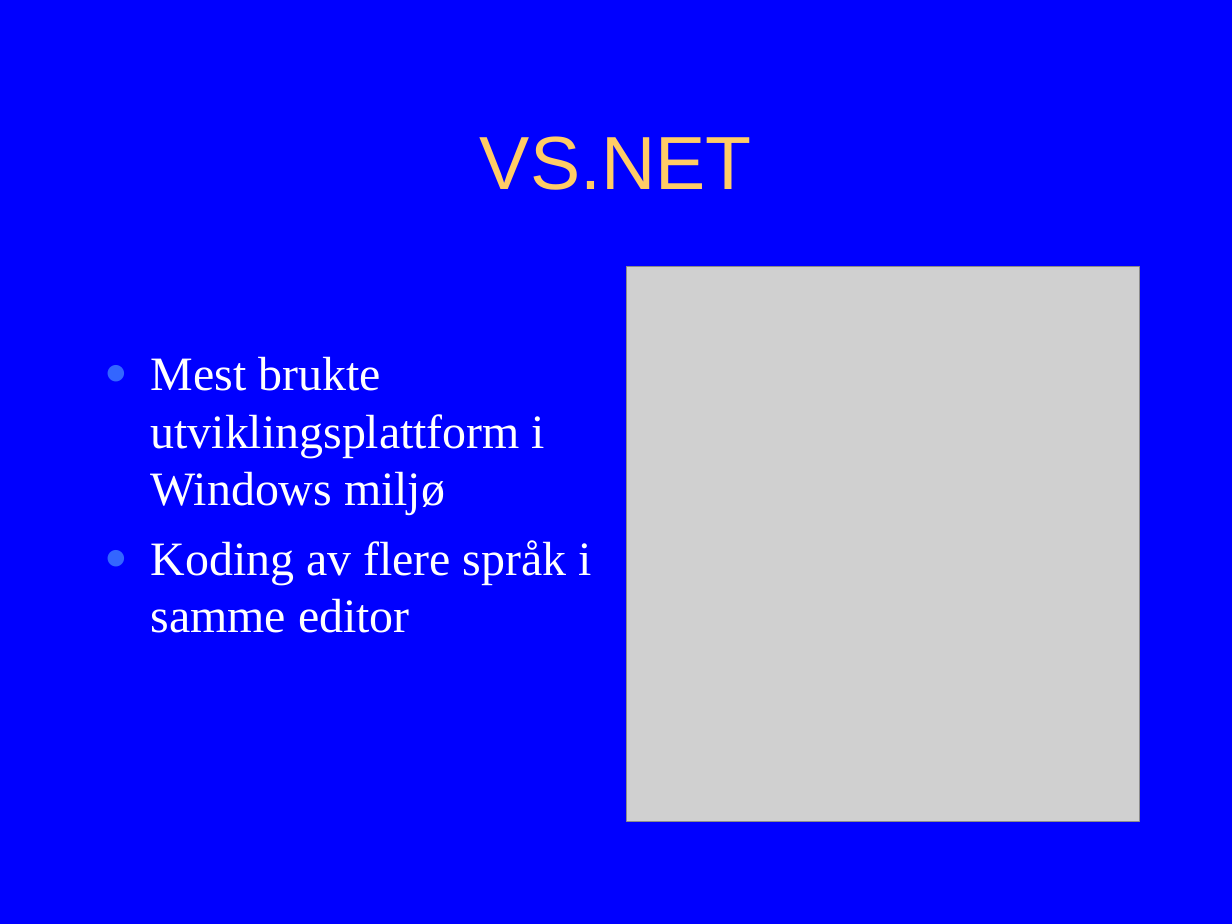
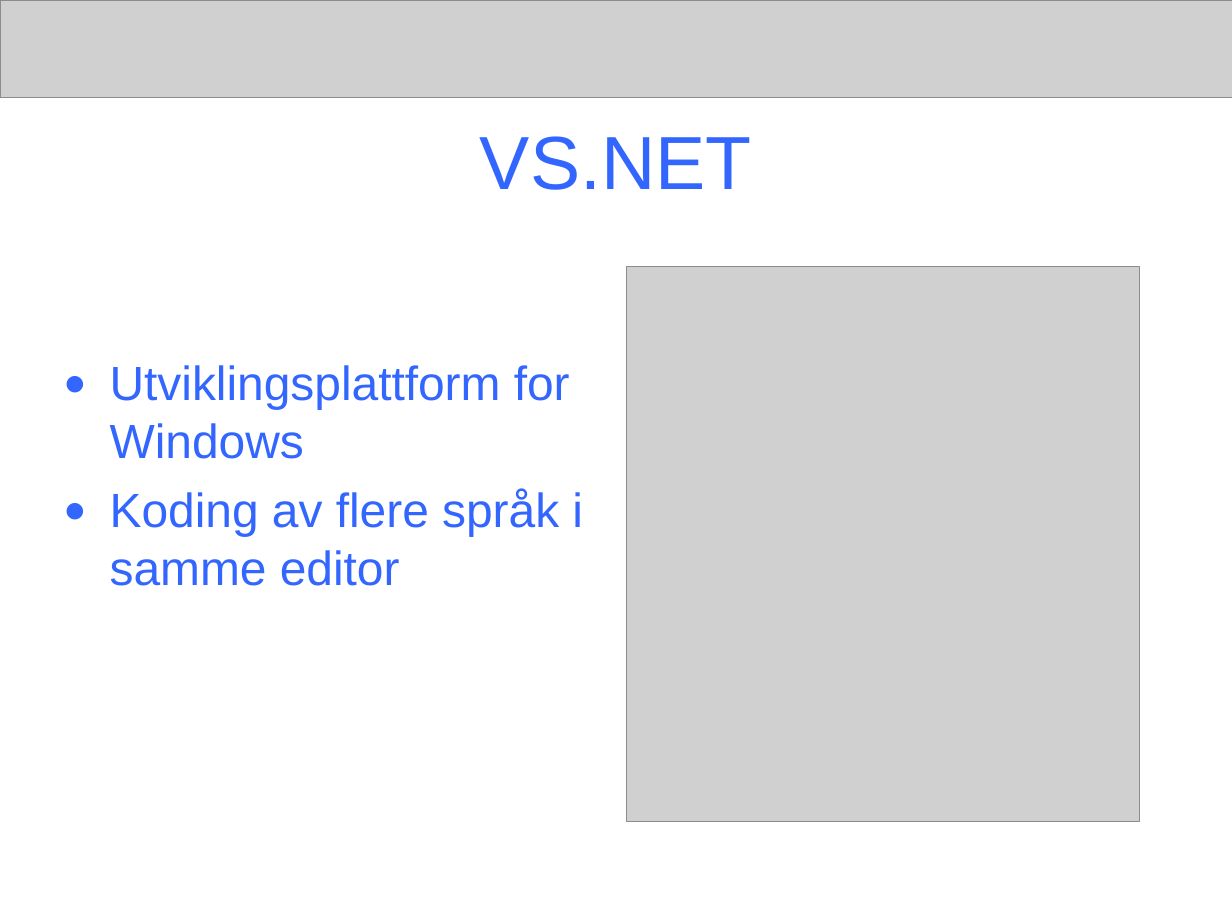
Before and after one commit to PhilJollans/AnkhSVN2019, a slide deck: slide 6 of doc/powerpoint/Subversion_addin_for_VS.NET.ppt (slide 9 before the commit). Drawn at 1232x924 pixels with LibreOffice and Linux fonts; fonts in the diff are those of the drawing; grey boxes stand for pictures. Boxes give left, top, right and bottom in pixels: in the first picture for what was removed or moved away, otherwise in the second. Text is boxed around its words. In the diff, an @@ line names an element or a change of style, - is before the commit and + after.

Commit message:
The presentation contain:
* Title of final project, name of authors
* Background
- Revision control: wc, revision, repository to be explained
- Subversion
- CollabNet
- VS.NET
- Aim of the final project

*Content
- Functionality of NSvn
- Navigation model of Ankh
- What can Ankh do?
- Example of how Ankh works: Manual demo performed at school PC
- Ankh Help: Manual demo performed at school PC
- Improvements of GUI
- Testing of Ankh
- Challenges and development environment
- Conclusion

White background, "ankh header" without letters or symbol

```diff
--- a/doc/powerpoint/Subversion_addin_for_VS.NET.ppt
+++ b/doc/powerpoint/Subversion_addin_for_VS.NET.ppt
@@ background #0000FF to #FFFFFF @@
@@ picture added at box(0, 0, 1232, 97) @@
@@ title "VS.NET" at box(480, 136, 752, 190): text colour #FFCC66 to #3366FF @@
@@ text "Utviklingsplattform for Windows": place and size @@
-text "Utviklingsplattform for Windows" at box(151, 356, 591, 633)
+text "Utviklingsplattform for Windows" at box(110, 365, 583, 586)
@@ text at box(110, 365, 570, 459): text changed; font Times New Roman to Arial; text colour #FFFFFF to #3366FF @@
-● Mest brukte utviklingsplattform i Windows miljø
+● Utviklingsplattform for Windows
@@ text at box(110, 490, 583, 586): font Times New Roman to Arial, text colour #FFFFFF to #3366FF in "Koding av flere språk i samme editor" @@
```
Also in this commit, not shown: 12 other slides changed, 9 slides added, 7 slides removed.
